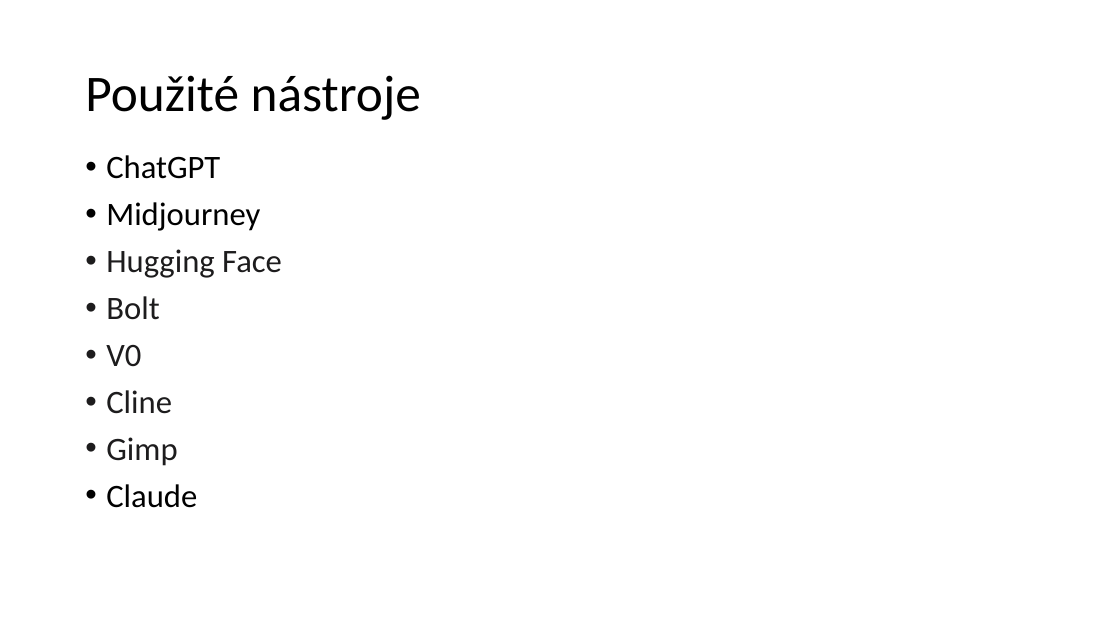
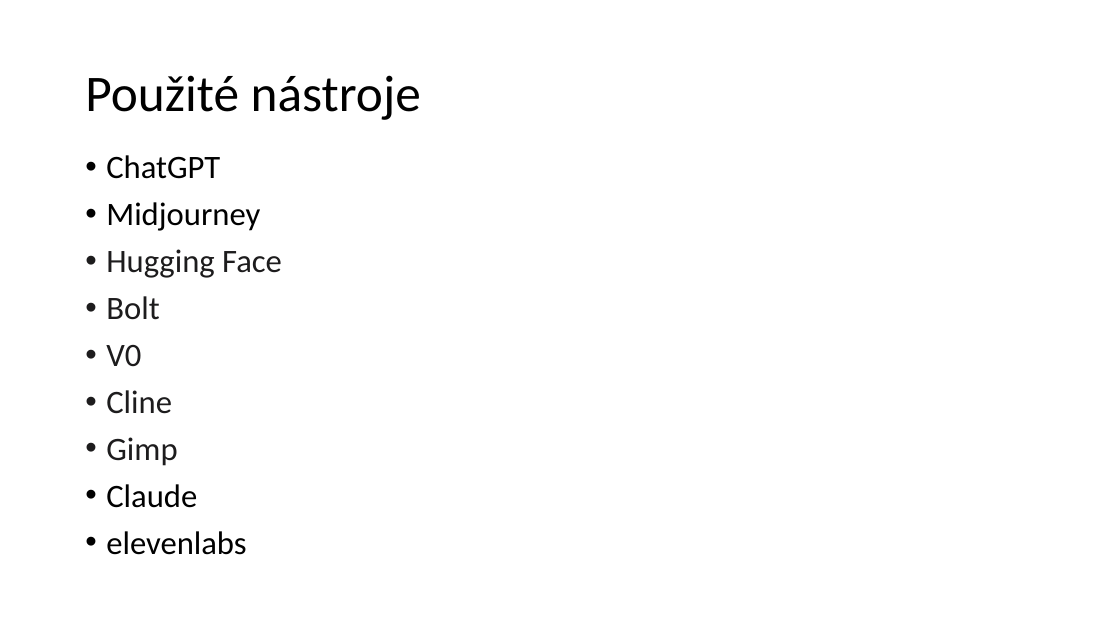
Before and after one commit to martin-micek/hackathon2024, a slide deck: slide 2 of Hackathon-2024.pptx. Drawn at 1120x630 pixels with LibreOffice and Linux fonts; fonts in the diff are those of the drawing. Boxes give left, top, right and bottom in pixels: in the first picture for what was removed or moved away, otherwise in the second. Text is boxed around its words. In the diff, an @@ line names an element or a change of style, - is before the commit and + after.

```diff
--- a/Hackathon-2024.pptx
+++ b/Hackathon-2024.pptx
@@ text at (106,531,246,555): paragraph added @@
+• elevenlabs
```
Also in this commit, not shown: 1 other slide changed, 4 other files.
